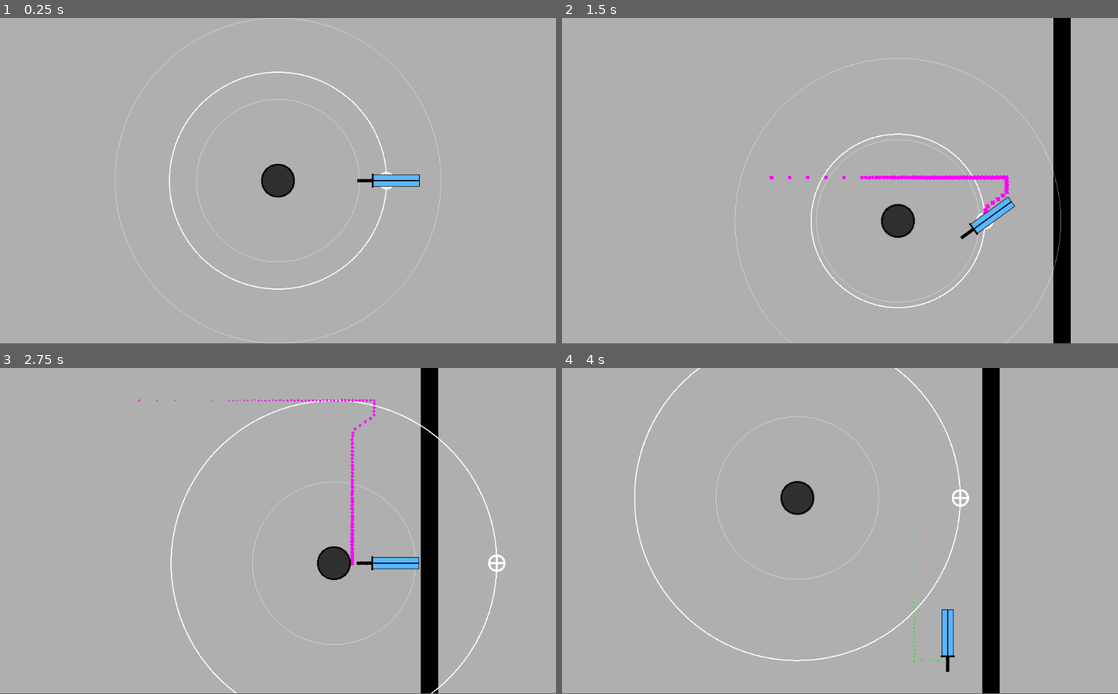
Above: before the commit, frames 1-4 (two rows, left to right).
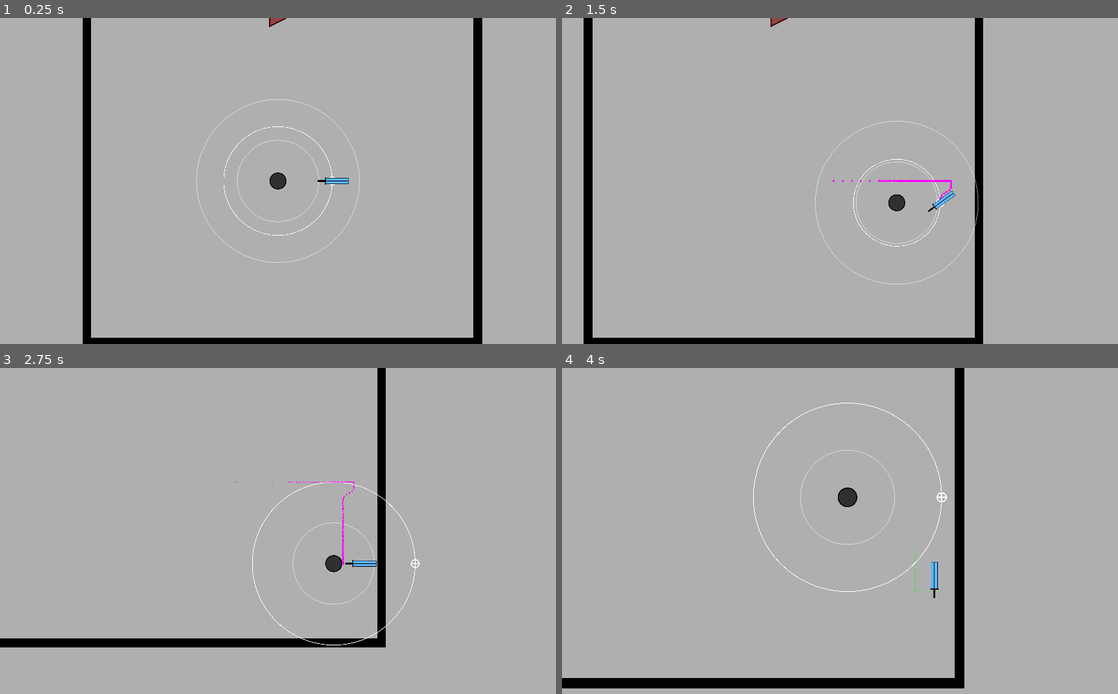
Above: after the commit, the same moments.

Repository: Izook/psychic-blade
Game: Godot game, scene res://scenes/Main.tscn
The game is run twice, just before and just after one commit, with the same random seed, the same clock (stepped at 60 frames per second) and the same inputs.
Inputs:
- Up to frame 1 (0.25 s): no input
- Up to frame 2 (1.5 s): tap Enter at 0.5 s; hold Right (move_right) 0.53-1.28 s; hold Space (dash) 0.53-1.28 s; hold Down (move_down) from 1.28 s (still down); tap S (pull_in) at 1.35 s
- Up to frame 3 (2.75 s): release Down (move_down) at 2.03 s; hold Right (move_right) from 2.03 s (still down); hold W (push_out) from 2.03 s (still down)
- Up to frame 4 (4 s): release Right (move_right) at 2.78 s; release W (push_out) at 2.78 s; hold Up (move_up) 2.78-3.53 s; tap Shift (toggle_blade_release) at 2.85 s; hold Left (move_left) from 3.53 s (still down); hold Q (zoom_in) from 3.53 s (still down)
In our replay, the window is 800x468 before the commit and 800x469 after it. These sizes can differ from the game's own. Grey fills any space a smaller window leaves; there, only what the larger window draws over its background counts as a difference.

The runs differ from the first frame. In frame 1, 6.2% of the frame differs, in the area x 0-100%, y 0-100%; in frame 2, 9.8%; in frame 3, 8.5%; in frame 4, 9.4%.

Commit message:
Change default zoom and window settings to give more visibility to player

Diff:
--- a/project.godot
+++ b/project.godot
@@ -30,6 +30,13 @@
 gdscript/warnings/unsafe_method_access=true
 gdscript/warnings/unsafe_cast=true
 gdscript/warnings/unsafe_call_argument=true
+
+[display]
+
+window/size/borderless=true
+window/size/fullscreen=true
+window/stretch/mode="2d"
+window/stretch/aspect="keep_width"
 
 [input]
 
--- a/scripts/Player.gd
+++ b/scripts/Player.gd
@@ -1,7 +1,7 @@
 extends KinematicBody2D
 
-const MIN_ZOOM := 1.0
-const MAX_ZOOM := 3.5
+const MIN_ZOOM := 1.5
+const MAX_ZOOM := 4.0
 
 const DASH_DURATION := 0.075
 const DASH_RESET_TIME := 1.0
@@ -16,7 +16,7 @@
 onready var dash_reset_timer := $DashResetTimer as Timer
 
 var velocity := Vector2()
-var zoom_factor := 1.0
+var zoom_factor := 2.0
 
 var dash_ready := true
 var player_dashing := false
